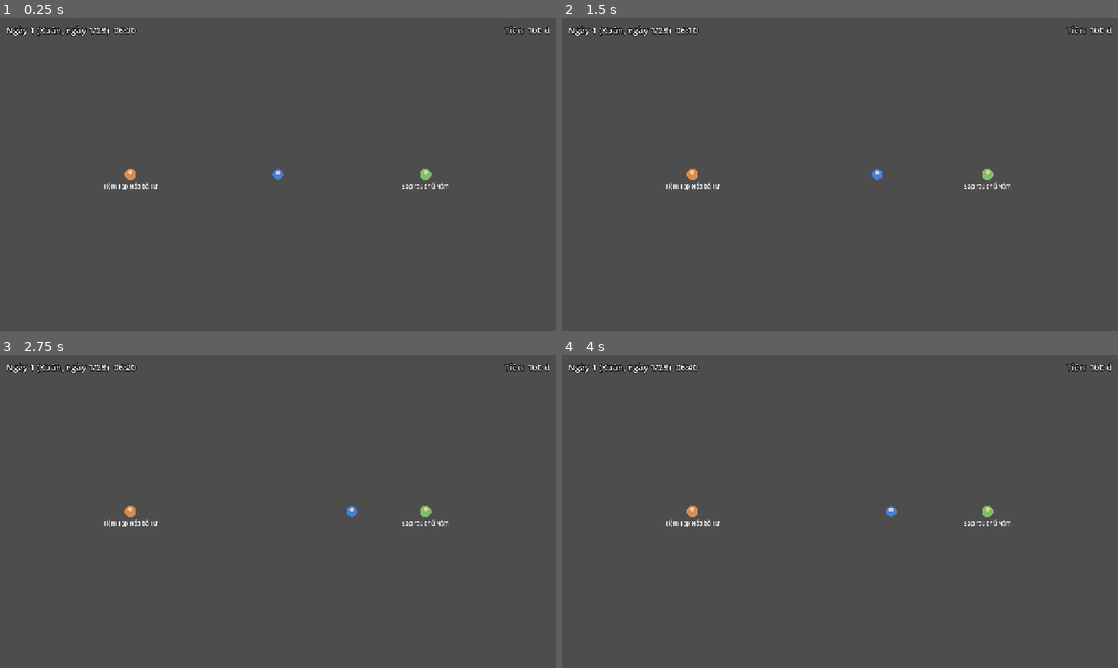
Above: before the commit, frames 1-4 (two rows, left to right).
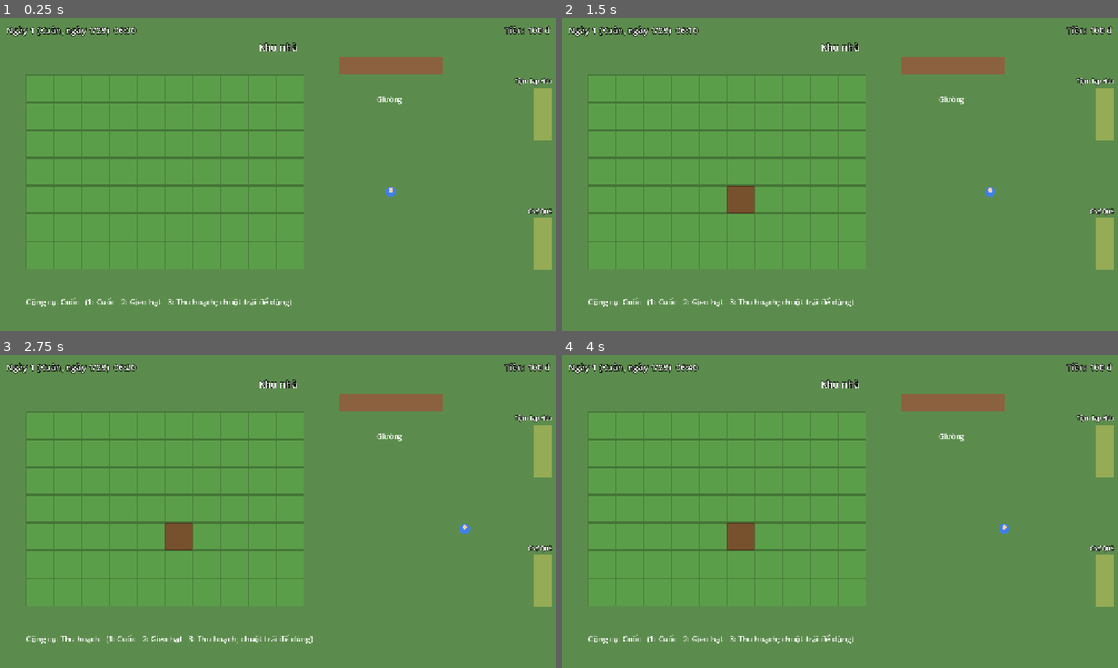
Above: after the commit, the same moments.

Repository: tmtgreen1008/Ngoi_Lang_Nho
Game: Godot game, scene res://main.tscn
The game is run twice, just before and just after one commit, with the same random seed, the same clock (stepped at 60 frames per second) and the same inputs. Before the commit the project starts from res://maps/sandbox/sandbox.tscn.
Inputs (mouse positions are in pixels of both pictures, inside the frame that each line leads up to):
- Up to frame 1 (0.25 s): no input
- Up to frame 2 (1.5 s): tap Enter at 0.5 s; move the mouse to (962, 158) at 0.52 s; hold D (move_right) 0.53-1.25 s; hold E (interact) 0.53-1.25 s; click (962, 158) at 0.67 s; tap 1 at 0.8 s; drag from (728, 190) to (990, 174) at 1.27 s
- Up to frame 3 (2.75 s): tap Space at 2 s; move the mouse to (333, 442) at 2.02 s; hold D (move_right) from 2.03 s (still down); tap 2 at 2.1 s; click (333, 442) at 2.17 s; tap 3 at 2.3 s
- Up to frame 4 (4 s): release D (move_right) at 2.75 s; drag from (812, 574) to (990, 511) at 2.77 s; tap Enter at 3.5 s; move the mouse to (1006, 558) at 3.52 s; hold A (move_left) from 3.53 s (still down); hold E (interact) from 3.53 s (still down); click (1006, 558) at 3.67 s; tap 1 at 3.8 s

The runs differ from the first frame. In frame 1, 100% of the frame differs, in the area x 0-100%, y 0-100%; in frame 2, 100%; in frame 3, 100%; in frame 4, 100%.

Commit message:
feat: SceneManager, WorldStateManager va ba map (Nha, Tap hoa, Cho)
Chuyen map qua EventBus co fade, Player ben vung qua cac map, trang thai
node world_persistent duoc nho va khoi phuc (vuon tu bu so ngay vang mat).
Them SceneExit, SpawnPoint, MapBase, main.tscn lam scene goc.

Co-Authored-By: Claude Sonnet 5.5 <noreply@anthropic.com>

Diff:
--- a/components/farming/farm_field.gd
+++ b/components/farming/farm_field.gd
@@ -13,11 +13,15 @@
 ## Vùng ô lưới được phép canh tác (toạ độ ô, không phải pixel).
 @export var field_area: Rect2i = Rect2i(0, 0, 10, 7)
 
+## Khoá để WorldStateManager nhớ vườn này khi người chơi rời map (duy nhất trong map).
+@export var persistent_key: StringName = &"farm_field"
+
 var _plots: Dictionary = {}  # Vector2i -> FarmPlot
 var _last_day: int = 1
 
 
 func _ready() -> void:
+	add_to_group(WorldStateManager.PERSISTENT_GROUP)
 	_last_day = TimeManager.day
 	EventBus.day_changed.connect(_on_day_changed)
 	EventBus.season_changed.connect(_on_season_changed)
@@ -116,10 +120,22 @@
 			plot.crop = ItemDatabase.get_item(crop_id) as CropItemData
 			plot.days_grown = int(entry.get("days", 0)) if plot.crop != null else 0
 		_plots[Vector2i(int(entry["x"]), int(entry["y"]))] = plot
+	# Trong lúc vắng mặt (đổi map, tắt game) thời gian vẫn trôi: bù lại số ngày đã qua.
+	_wither_out_of_season(TimeManager.season)
+	_on_day_changed(TimeManager.day)
 	for cell: Vector2i in old_cells:
 		plot_changed.emit(cell)
 	for cell: Vector2i in _plots:
 		plot_changed.emit(cell)
+
+
+## Giao diện cho WorldStateManager (xem world_state_manager.gd).
+func get_world_state() -> Dictionary:
+	return get_save_data()
+
+
+func apply_world_state(state: Dictionary) -> void:
+	load_save_data(state)
 
 
 ## Cây lớn theo số ngày đã trôi qua kể từ lần xử lý trước, nên nạp game
@@ -137,6 +153,11 @@
 
 
 func _on_season_changed(season: int, _year: int) -> void:
+	_wither_out_of_season(season)
+
+
+## Cây không hợp [param season] thì héo.
+func _wither_out_of_season(season: int) -> void:
 	for cell: Vector2i in _plots:
 		var plot: FarmPlot = _plots[cell]
 		if plot.is_planted() and not plot.crop.can_plant_in(season):
--- /dev/null
+++ b/components/transition/scene_exit.gd
@@ -0,0 +1,54 @@
+class_name SceneExit
+extends Area2D
+## Cửa/lối ra: Player bước vào thì yêu cầu chuyển sang map khác (qua EventBus).
+##
+## Không biết SceneManager: chỉ phát EventBus.scene_change_requested.
+
+## Đường dẫn scene map đích, vd "res://maps/home/home.tscn".
+@export_file("*.tscn") var target_scene: String = ""
+## SpawnPoint ở map đích nơi Player xuất hiện.
+@export var target_spawn: StringName = &"default"
+@export var size: Vector2 = Vector2(40, 120)
+@export var label_text: String = ""
+@export var color: Color = Color(1.0, 0.9, 0.4, 0.35)
+
+
+func _ready() -> void:
+	collision_layer = 0
+	collision_mask = 1  # Layer của Player.
+	var shape := CollisionShape2D.new()
+	var box := RectangleShape2D.new()
+	box.size = size
+	shape.shape = box
+	add_child(shape)
+	body_entered.connect(_on_body_entered)
+
+	if not label_text.is_empty():
+		var label := Label.new()
+		label.text = label_text
+		label.add_theme_font_size_override("font_size", 13)
+		label.add_theme_color_override("font_outline_color", Color.BLACK)
+		label.add_theme_constant_override("outline_size", 4)
+		label.custom_minimum_size = Vector2(160, 0)
+		# Lối ra sát mép màn hình: căn nhãn vào phía trong để chữ không bị cắt.
+		var edge_margin: float = 100.0
+		if position.x > MapBase.WORLD_SIZE.x - edge_margin:
+			label.position = Vector2(size.x / 2.0 - 160, -size.y / 2.0 - 24)
+			label.horizontal_alignment = HORIZONTAL_ALIGNMENT_RIGHT
+		elif position.x < edge_margin:
+			label.position = Vector2(-size.x / 2.0, -size.y / 2.0 - 24)
+			label.horizontal_alignment = HORIZONTAL_ALIGNMENT_LEFT
+		else:
+			label.position = Vector2(-80, -size.y / 2.0 - 24)
+			label.horizontal_alignment = HORIZONTAL_ALIGNMENT_CENTER
+		add_child(label)
+	queue_redraw()
+
+
+func _draw() -> void:
+	draw_rect(Rect2(-size / 2.0, size), color)
+
+
+func _on_body_entered(body: Node2D) -> void:
+	if body.is_in_group("player") and not target_scene.is_empty():
+		EventBus.scene_change_requested.emit(target_scene, target_spawn)
--- /dev/null
+++ b/components/transition/spawn_point.gd
@@ -0,0 +1,10 @@
+class_name SpawnPoint
+extends Marker2D
+## Điểm xuất hiện của Player trong một map. SceneManager tìm theo [member spawn_id].
+
+## Mã điểm spawn ("default", "from_market"...). Phải khớp với target_spawn của SceneExit dẫn tới đây.
+@export var spawn_id: StringName = &"default"
+
+
+func _ready() -> void:
+	add_to_group(SceneManager.SPAWN_GROUP)
--- /dev/null
+++ b/core/autoload/scene_manager.gd
@@ -0,0 +1,96 @@
+extends Node
+## SceneManager (Autoload): chuyển giữa các map, giữ Player ở lại qua các lần chuyển.
+##
+## Cấu trúc: Main đăng ký một node "world" (chứa map hiện tại và Player) bằng
+## [method register_world]. Mỗi lần chuyển map:
+##   làm mờ -> phát world_state_save_requested -> dỡ map cũ -> nạp map mới ->
+##   đặt Player tại SpawnPoint -> phát scene_changed -> làm sáng.
+##
+## Cách yêu cầu chuyển map (không gọi trực tiếp, đi qua EventBus):
+##   EventBus.scene_change_requested.emit("res://maps/home/home.tscn", &"from_market")
+
+const FADE_TIME: float = 0.25
+const SPAWN_GROUP: StringName = &"spawn_points"
+const DEFAULT_SPAWN: StringName = &"default"
+
+var current_scene_path: String = ""
+var current_map: Node = null
+var is_transitioning: bool = false
+
+var _world: Node = null
+var _player: Node2D = null
+var _fade: ColorRect
+
+
+func _ready() -> void:
+	var layer := CanvasLayer.new()
+	layer.layer = 100
+	add_child(layer)
+	_fade = ColorRect.new()
+	_fade.color = Color(0, 0, 0, 1)
+	_fade.set_anchors_preset(Control.PRESET_FULL_RECT)
+	_fade.mouse_filter = Control.MOUSE_FILTER_IGNORE
+	layer.add_child(_fade)
+	EventBus.scene_change_requested.connect(change_scene)
+
+
+## Main gọi một lần: [param world] chứa map, [param player] là Player bền vững.
+func register_world(world: Node, player: Node2D) -> void:
+	_world = world
+	_player = player
+
+
+## Chuyển tới map [param scene_path], đặt Player tại SpawnPoint [param spawn_id].
+## Bỏ qua nếu đang chuyển dở. Hàm chạy bất đồng bộ, không cần await.
+func change_scene(scene_path: String, spawn_id: StringName = DEFAULT_SPAWN) -> void:
+	if is_transitioning or _world == null:
+		return
+	var packed: PackedScene = load(scene_path) as PackedScene
+	if packed == null:
+		push_error("SceneManager: khong nap duoc map '%s'" % scene_path)
+		return
+	is_transitioning = true
+
+	if current_map != null:
+		await _fade_to(1.0)
+		EventBus.world_state_save_requested.emit(current_scene_path)
+		_world.remove_child(current_map)
+		current_map.queue_free()
+		current_map = null
+
+	var map: Node = packed.instantiate()
+	_world.add_child(map)
+	_world.move_child(map, 0)  # Map nằm dưới Player.
+	current_map = map
+	current_scene_path = scene_path
+	_place_player(map, spawn_id)
+	EventBus.scene_changed.emit(scene_path)
+
+	await _fade_to(0.0)
+	is_transitioning = false
+
+
+func _place_player(map: Node, spawn_id: StringName) -> void:
+	var fallback: Node2D = null
+	for node: Node in get_tree().get_nodes_in_group(SPAWN_GROUP):
+		if not map.is_ancestor_of(node):
+			continue
+		if node.get("spawn_id") == spawn_id:
+			_move_player_to(node as Node2D)
+			return
+		if fallback == null:
+			fallback = node as Node2D
+	if fallback != null:
+		push_warning("SceneManager: khong thay spawn '%s', dung spawn khac" % spawn_id)
+		_move_player_to(fallback)
+
+
+func _move_player_to(spawn: Node2D) -> void:
+	_player.global_position = spawn.global_position
+	_player.set("velocity", Vector2.ZERO)
+
+
+func _fade_to(alpha: float) -> void:
+	var tween: Tween = create_tween()
+	tween.tween_property(_fade, "color:a", alpha, FADE_TIME)
+	await tween.finished
--- /dev/null
+++ b/core/autoload/world_state_manager.gd
@@ -0,0 +1,60 @@
+extends Node
+## WorldStateManager (Autoload): nhớ trạng thái từng map khi người chơi rời đi.
+##
+## Cách hoạt động (qua EventBus, không gọi thẳng nhau):
+## 1. SceneManager phát world_state_save_requested(path) trước khi dỡ map.
+## 2. Manager hỏi mọi node trong nhóm [constant PERSISTENT_GROUP] bằng get_world_state()
+##    và lưu theo (đường dẫn map, persistent_key).
+## 3. Khi map được nạp lại (scene_changed), manager gọi apply_world_state(state) cho
+##    từng node có trạng thái đã lưu.
+##
+## Node muốn được nhớ chỉ cần: thêm vào nhóm "world_persistent", có thuộc tính
+## persistent_key (duy nhất trong map), và hai hàm get_world_state()/apply_world_state().
+## Trạng thái phải là dữ liệu thuần (số, chuỗi, mảng, dictionary) để lưu được ra file.
+
+const PERSISTENT_GROUP: StringName = &"world_persistent"
+
+var _states: Dictionary = {}  # scene_path -> { persistent_key -> Dictionary }
+
+
+func _ready() -> void:
+	EventBus.world_state_save_requested.connect(capture)
+	EventBus.scene_changed.connect(restore)
+
+
+## Ghi lại trạng thái các node bền vững đang có trong cây, gắn với [param scene_path].
+func capture(scene_path: String) -> void:
+	var snapshot: Dictionary = {}
+	for node: Node in get_tree().get_nodes_in_group(PERSISTENT_GROUP):
+		if node.has_method("get_world_state"):
+			snapshot[String(node.get("persistent_key"))] = node.get_world_state()
+	_states[scene_path] = snapshot
+
+
+## Áp trạng thái đã lưu của [param scene_path] lên các node bền vững vừa được nạp.
+func restore(scene_path: String) -> void:
+	if not _states.has(scene_path):
+		return
+	var snapshot: Dictionary = _states[scene_path]
+	for node: Node in get_tree().get_nodes_in_group(PERSISTENT_GROUP):
+		var key: String = String(node.get("persistent_key"))
+		if snapshot.has(key) and node.has_method("apply_world_state"):
+			node.apply_world_state(snapshot[key])
+
+
+func has_state(scene_path: String) -> bool:
+	return _states.has(scene_path)
+
+
+## Quên toàn bộ trạng thái (bắt đầu ván mới).
+func clear() -> void:
+	_states.clear()
+
+
+## Gói trạng thái mọi map để lưu game.
+func get_save_data() -> Dictionary:
+	return _states.duplicate(true)
+
+
+func load_save_data(data: Dictionary) -> void:
+	_states = data.duplicate(true)
--- a/entities/player/player.gd
+++ b/entities/player/player.gd
@@ -12,22 +12,28 @@
 @onready var inventory: InventoryComponent = $Inventory
 @onready var _interaction_area: Area2D = $InteractionArea
 
+## Bị khoá khi cửa hàng đang mở.
 var movement_locked: bool = false
 
+var _in_transition: bool = false
 var _nearby: Array[InteractableComponent] = []
 var _target: InteractableComponent = null
 
 
 func _ready() -> void:
+	add_to_group(&"player")
 	_interaction_area.area_entered.connect(_on_area_entered)
 	_interaction_area.area_exited.connect(_on_area_exited)
 	EventBus.shop_opened.connect(func(_vendor: Resource) -> void: movement_locked = true)
 	EventBus.shop_closed.connect(func(_vendor: Resource) -> void: movement_locked = false)
+	# Đứng yên trong lúc chuyển map.
+	EventBus.scene_change_requested.connect(func(_path: String, _spawn: StringName) -> void: _in_transition = true)
+	EventBus.scene_changed.connect(func(_path: String) -> void: _in_transition = false)
 
 
 func _physics_process(_delta: float) -> void:
 	var direction := Vector2.ZERO
-	if not movement_locked:
+	if not movement_locked and not _in_transition:
 		direction = Input.get_vector("move_left", "move_right", "move_up", "move_down")
 	velocity = direction * speed
 	move_and_slide()
@@ -35,7 +41,7 @@
 
 
 func _unhandled_input(event: InputEvent) -> void:
-	if movement_locked or not event.is_action_pressed("interact"):
+	if movement_locked or _in_transition or not event.is_action_pressed("interact"):
 		return
 	if _target != null and _target.can_interact():
 		EventBus.interaction_started.emit(_target)
--- /dev/null
+++ b/main.gd
@@ -0,0 +1,42 @@
+extends Node
+## Scene gốc của game: dựng "world" (chứa map hiện tại và Player), HUD và ShopUI một lần,
+## rồi nhờ SceneManager nạp map đầu tiên. Player, HUD và ShopUI sống suốt ván chơi,
+## chỉ map bị thay mỗi lần chuyển.
+
+const PLAYER_SCENE: PackedScene = preload("res://entities/player/player.tscn")
+const SHOP_UI_SCENE: PackedScene = preload("res://ui/shop/shop_ui.tscn")
+const START_MAP: String = "res://maps/home/home.tscn"
+
+var world: Node2D
+var player: Player
+var shop_ui: ShopUI
+
+
+func _ready() -> void:
+	world = Node2D.new()
+	world.name = "World"
+	add_child(world)
+
+	player = PLAYER_SCENE.instantiate()
+	world.add_child(player)
+	_give_starting_items()
+
+	add_child(Hud.new())
+	var ui_layer := CanvasLayer.new()
+	ui_layer.layer = 20
+	add_child(ui_layer)
+	var center := CenterContainer.new()
+	center.set_anchors_preset(Control.PRESET_FULL_RECT)
+	center.mouse_filter = Control.MOUSE_FILTER_IGNORE
+	ui_layer.add_child(center)
+	shop_ui = SHOP_UI_SCENE.instantiate()
+	center.add_child(shop_ui)
+
+	SceneManager.register_world(world, player)
+	SceneManager.change_scene(START_MAP)
+
+
+## Đồ khởi đầu của ván mới (tạm thời; sau này đọc từ dữ liệu).
+func _give_starting_items() -> void:
+	player.inventory.add_item(ItemDatabase.get_item(&"hat_giong_lua"), 10)
+	player.inventory.add_item(ItemDatabase.get_item(&"trung_ga"), 4)
--- /dev/null
+++ b/main.tscn
@@ -0,0 +1,6 @@
+[gd_scene load_steps=2 format=3]
+
+[ext_resource type="Script" path="res://main.gd" id="1_main"]
+
+[node name="Main" type="Node"]
+script = ExtResource("1_main")
--- /dev/null
+++ b/maps/grocery_store/grocery_store.gd
@@ -0,0 +1,24 @@
+extends MapBase
+## Tiệm Tạp Hóa: bà chủ bán nhu yếu phẩm cố định (mở 6h-21h, giờ do VendorData quyết định).
+
+const HOME_MAP: String = "res://maps/home/home.tscn"
+const NPC_SCENE: PackedScene = preload("res://entities/vendor/vendor_npc.tscn")
+const VENDOR_DATA: VendorData = preload("res://data/vendors/tap_hoa.tres")
+
+
+func _build() -> void:
+	add_spawn(&"default", Vector2(160, 360))
+	add_spawn(&"from_home", Vector2(160, 360))
+	add_exit(Vector2(30, 360), Vector2(40, 120), HOME_MAP, &"from_grocery", "Về nhà")
+
+	var npc: VendorNPC = NPC_SCENE.instantiate()
+	npc.vendor_data = VENDOR_DATA
+	npc.body_color = Color(0.85, 0.55, 0.3)
+	npc.position = Vector2(640, 300)
+	add_child(npc)
+
+
+func _draw() -> void:
+	super._draw()
+	# Quầy hàng tạm.
+	draw_rect(Rect2(540, 330, 200, 36), Color(0.45, 0.3, 0.18))
--- /dev/null
+++ b/maps/grocery_store/grocery_store.tscn
@@ -0,0 +1,8 @@
+[gd_scene load_steps=2 format=3]
+
+[ext_resource type="Script" path="res://maps/grocery_store/grocery_store.gd" id="1_s"]
+
+[node name="GroceryStore" type="Node2D"]
+script = ExtResource("1_s")
+map_title = "Tiệm Tạp Hóa"
+background_color = Color(0.62, 0.5, 0.36, 1)
--- /dev/null
+++ b/maps/home/home.gd
@@ -0,0 +1,97 @@
+extends MapBase
+## Khu nhà: mảnh vườn (cuốc, gieo, thu hoạch), giường để ngủ, lối ra Tiệm Tạp Hóa và Chợ.
+##
+## Vườn (FarmField) thuộc nhóm world_persistent nên được WorldStateManager nhớ khi
+## người chơi đi chợ; quay về cây vẫn còn và đã lớn thêm đúng số ngày vắng mặt.
+## Điều khiển vườn: chuột trái dùng công cụ; phím 1/2/3 đổi Cuốc / Gieo hạt / Thu hoạch.
+
+const GROCERY_MAP: String = "res://maps/grocery_store/grocery_store.tscn"
+const MARKET_MAP: String = "res://maps/morning_market/morning_market.tscn"
+
+var field: FarmField
+var view: FarmView
+var controller: FarmToolController
+
+var _status_label: Label
+var _feedback_label: Label
+
+
+func _build() -> void:
+	add_spawn(&"default", Vector2(900, 400))
+	add_spawn(&"from_grocery", Vector2(1150, 220))
+	add_spawn(&"from_market", Vector2(1150, 520))
+	add_exit(Vector2(1250, 220), Vector2(40, 120), GROCERY_MAP, &"from_home", "Tiệm Tạp Hóa")
+	add_exit(Vector2(1250, 520), Vector2(40, 120), MARKET_MAP, &"from_home", "Chợ Quê")
+
+	field = FarmField.new()
+	field.name = "FarmField"
+	add_child(field)
+	view = FarmView.new()
+	view.position = Vector2(60, 130)
+	view.scale = Vector2(2, 2)
+	add_child(view)
+	view.setup(field)
+
+	controller = FarmToolController.new()
+	controller.field = field
+	add_child(controller)
+	var player: Node = get_tree().get_first_node_in_group("player")
+	if player != null:
+		controller.inventory = player.get("inventory")
+
+	_build_bed()
+	_build_hud()
+	controller.tool_changed.connect(func(_t: FarmToolController.Tool) -> void: _update_status())
+	controller.feedback.connect(func(text: String) -> void: _feedback_label.text = text)
+	_update_status()
+
+
+func _unhandled_input(event: InputEvent) -> void:
+	if event is InputEventMouseButton and event.pressed and event.button_index == MOUSE_BUTTON_LEFT:
+		_feedback_label.text = ""
+		controller.use_tool_at(view.world_to_cell(view.get_global_mouse_position()))
+	elif event is InputEventKey and event.pressed and not event.echo:
+		match event.keycode:
+			KEY_1:
+				controller.set_tool(FarmToolController.Tool.HOE)
+			KEY_2:
+				controller.set_tool(FarmToolController.Tool.SEED)
+			KEY_3:
+				controller.set_tool(FarmToolController.Tool.HARVEST)
+
+
+## Giường: tương tác để ngủ qua đêm (sang ngày mới, cây lớn thêm một ngày).
+func _build_bed() -> void:
+	var bed := InteractableComponent.new()
+	bed.position = Vector2(900, 150)
+	bed.prompt_text = "Đi ngủ"
+	bed.interact_radius = 50.0
+	bed.interacted.connect(func(_who: Node) -> void: TimeManager.sleep_until_morning())
+	add_child(bed)
+	var label := Label.new()
+	label.text = "Giường"
+	label.position = Vector2(868, 176)
+	add_child(label)
+
+
+func _build_hud() -> void:
+	var layer := CanvasLayer.new()
+	add_child(layer)
+	_status_label = Label.new()
+	_status_label.position = Vector2(60, 640)
+	_status_label.add_theme_font_size_override("font_size", 18)
+	layer.add_child(_status_label)
+	_feedback_label = Label.new()
+	_feedback_label.position = Vector2(60, 672)
+	_feedback_label.add_theme_color_override("font_color", Color(1.0, 0.85, 0.4))
+	layer.add_child(_feedback_label)
+
+
+func _update_status() -> void:
+	_status_label.text = "Công cụ: %s   (1: Cuốc   2: Gieo hạt   3: Thu hoạch; chuột trái để dùng)" % controller.get_tool_name()
+
+
+func _draw() -> void:
+	super._draw()
+	# Ngôi nhà tạm: một khối nâu phía trên giường.
+	draw_rect(Rect2(780, 90, 240, 40), Color(0.55, 0.38, 0.25))
--- /dev/null
+++ b/maps/home/home.tscn
@@ -0,0 +1,8 @@
+[gd_scene load_steps=2 format=3]
+
+[ext_resource type="Script" path="res://maps/home/home.gd" id="1_s"]
+
+[node name="Home" type="Node2D"]
+script = ExtResource("1_s")
+map_title = "Khu nhà"
+background_color = Color(0.36, 0.55, 0.3, 1)
--- /dev/null
+++ b/maps/map_base.gd
@@ -0,0 +1,76 @@
+class_name MapBase
+extends Node2D
+## Lớp nền cho các map: nền màu, tường quanh màn hình, tiêu đề, và hàm tiện ích
+## đặt SpawnPoint / SceneExit. Map cụ thể kế thừa và ghi đè [method _build].
+##
+## Nền và hình vẽ hiện là khối màu tạm; khi có art, thay bằng TileMapLayer trong scene.
+
+const WORLD_SIZE: Vector2 = Vector2(1280, 720)
+
+@export var map_title: String = ""
+@export var background_color: Color = Color(0.36, 0.55, 0.3)
+
+
+func _ready() -> void:
+	_build_walls()
+	if not map_title.is_empty():
+		var label := Label.new()
+		label.text = map_title
+		label.position = Vector2(0, 52)
+		label.custom_minimum_size = Vector2(WORLD_SIZE.x, 0)
+		label.horizontal_alignment = HORIZONTAL_ALIGNMENT_CENTER
+		label.add_theme_font_size_override("font_size", 22)
+		label.add_theme_color_override("font_outline_color", Color.BLACK)
+		label.add_theme_constant_override("outline_size", 5)
+		add_child(label)
+	_build()
+
+
+## Map cụ thể ghi đè để đặt spawn, lối ra, NPC, vườn...
+func _build() -> void:
+	pass
+
+
+func _draw() -> void:
+	draw_rect(Rect2(Vector2.ZERO, WORLD_SIZE), background_color)
+
+
+## Đặt một điểm xuất hiện của Player.
+func add_spawn(id: StringName, pos: Vector2) -> SpawnPoint:
+	var spawn := SpawnPoint.new()
+	spawn.spawn_id = id
+	spawn.position = pos
+	add_child(spawn)
+	return spawn
+
+
+## Đặt một lối ra dẫn tới [param target_scene] (xuất hiện tại SpawnPoint [param target_spawn]).
+func add_exit(center: Vector2, size: Vector2, target_scene: String, target_spawn: StringName, label: String) -> SceneExit:
+	var exit := SceneExit.new()
+	exit.position = center
+	exit.size = size
+	exit.target_scene = target_scene
+	exit.target_spawn = target_spawn
+	exit.label_text = label
+	add_child(exit)
+	return exit
+
+
+## Bốn bức tường vô hình quanh màn hình để Player không đi ra ngoài.
+func _build_walls() -> void:
+	var t: float = 40.0
+	var rects: Array[Rect2] = [
+		Rect2(-t, -t, WORLD_SIZE.x + t * 2, t),
+		Rect2(-t, WORLD_SIZE.y, WORLD_SIZE.x + t * 2, t),
+		Rect2(-t, 0, t, WORLD_SIZE.y),
+		Rect2(WORLD_SIZE.x, 0, t, WORLD_SIZE.y),
+	]
+	for rect: Rect2 in rects:
+		var body := StaticBody2D.new()
+		var shape := CollisionShape2D.new()
+		var box := RectangleShape2D.new()
+		box.size = rect.size
+		shape.shape = box
+		body.position = rect.position + rect.size / 2.0
+		body.add_child(shape)
+		add_child(body)
--- /dev/null
+++ b/maps/morning_market/morning_market.gd
@@ -0,0 +1,24 @@
+extends MapBase
+## Chợ Quê buổi sáng: sạp rau của chú Năm, hàng ngẫu nhiên mỗi ngày (mở 5h-11h).
+
+const HOME_MAP: String = "res://maps/home/home.tscn"
+const NPC_SCENE: PackedScene = preload("res://entities/vendor/vendor_npc.tscn")
+const VENDOR_DATA: VendorData = preload("res://data/vendors/thuong_lai_rau.tres")
+
+
+func _build() -> void:
+	add_spawn(&"default", Vector2(160, 360))
+	add_spawn(&"from_home", Vector2(160, 360))
+	add_exit(Vector2(30, 360), Vector2(40, 120), HOME_MAP, &"from_market", "Về nhà")
+
+	var npc: VendorNPC = NPC_SCENE.instantiate()
+	npc.vendor_data = VENDOR_DATA
+	npc.body_color = Color(0.5, 0.75, 0.4)
+	npc.position = Vector2(760, 300)
+	add_child(npc)
+
+
+func _draw() -> void:
+	super._draw()
+	# Mái sạp tạm.
+	draw_rect(Rect2(650, 250, 220, 24), Color(0.75, 0.3, 0.25))
--- /dev/null
+++ b/maps/morning_market/morning_market.tscn
@@ -0,0 +1,8 @@
+[gd_scene load_steps=2 format=3]
+
+[ext_resource type="Script" path="res://maps/morning_market/morning_market.gd" id="1_s"]
+
+[node name="MorningMarket" type="Node2D"]
+script = ExtResource("1_s")
+map_title = "Chợ Quê"
+background_color = Color(0.5, 0.58, 0.38, 1)
--- a/project.godot
+++ b/project.godot
@@ -5,7 +5,7 @@
 
 config/name="Hương Quê"
 config/features=PackedStringArray("4.7", "GL Compatibility")
-run/main_scene="res://maps/sandbox/sandbox.tscn"
+run/main_scene="res://main.tscn"
 
 [autoload]
 
@@ -13,6 +13,8 @@
 TimeManager="*res://core/autoload/time_manager.gd"
 ItemDatabase="*res://core/autoload/item_database.gd"
 EconomyManager="*res://core/autoload/economy_manager.gd"
+WorldStateManager="*res://core/autoload/world_state_manager.gd"
+SceneManager="*res://core/autoload/scene_manager.gd"
 
 [display]
 
Not shown, added: components/transition/scene_exit.gd.uid
Not shown, added: components/transition/spawn_point.gd.uid
Not shown, added: core/autoload/scene_manager.gd.uid
Not shown, added: core/autoload/world_state_manager.gd.uid
Binary file added: docs/screenshots/flow_1_home_planted.png
Binary file added: docs/screenshots/flow_2_grocery.png
Binary file added: docs/screenshots/flow_3_home_ripe.png
Binary file added: docs/screenshots/flow_4_market_shop.png
Not shown, added: docs/screenshots/world_1_prompt.png.import
Not shown, added: docs/screenshots/world_2_shop_open.png.import
Not shown, added: docs/screenshots/world_3_market_sell.png.import
Not shown, added: main.gd.uid
(and 5 more such lines)
